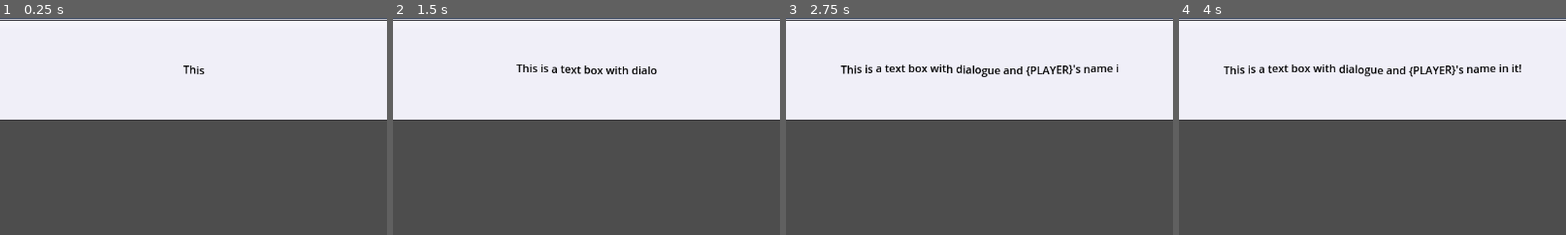
Above: before the commit, frames 1-4 (left to right).
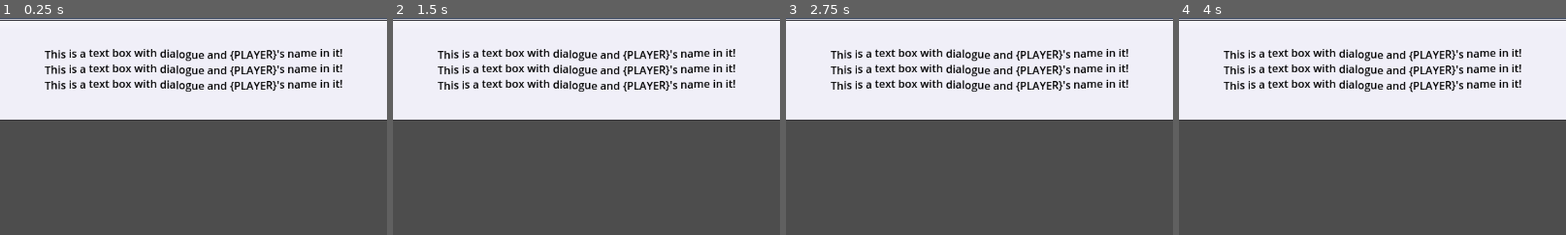
Above: after the commit, the same moments.

Repository: WeekOldFishBones/RPGBattleTest
Game: Godot game, scene res://Dialogue.tscn
Same seed, same stepped clock (60 frames per second), same inputs: the game is played once before the commit and once after it.
Inputs:
- Up to frame 1 (0.25 s): no input
- Up to frame 2 (1.5 s): no input
- Up to frame 3 (2.75 s): no input
- Up to frame 4 (4 s): no input
The pictures show only the part of the screen within x 1-51%, y 0-50%; the shares and areas given below are measured in that part.

The runs differ from the first frame. In frame 1, 4.7% of the frame differs, in the area x 11-89%, y 14-34%; in frame 2, 4.8%; in frame 3, 4.9%; in frame 4, 3.1%.
Error after the commit: Parse Error: Expected new line after "\". (res://dialogue.gd:36)

Commit message:
update v0.02
Began working through the flowchart and currently implementing regex

Diff:
--- a/dialogue.gd
+++ b/dialogue.gd
@@ -1,13 +1,24 @@
 extends Control
 class_name DialogueSystem
+
+var player_dict = {"name": "Morgan"}
+var enemy_dict = {"name": "Great King Crow"}
 
 @onready var content = get_node("Content") as RichTextLabel
 @onready var type_timer = get_node("TypeTimer") as Timer
 
 signal message_complete()
 
+var replacement_regex = RegEx.new()
+var message_array = []
+var replacement_dict = {
+	"{PLAYER}": player_dict.name,
+	"{ENEMY}": enemy_dict.name
+}
+var output_message
+
 func _ready() -> void:
-	update_message("[color=black][wave amplitude=5]This is a text box with dialogue and {PLAYER}'s name in it![/wave][/color]")
+	update_message("[color=black][wave amplitude=5]This is a text box with dialogue, {PLAYER}'s name, and {ENEMY}'s name in it![/wave][/color]")
 
 func update_message(message) -> void:
 	content.text = message
@@ -20,3 +31,12 @@
 	else:
 		type_timer.stop()
 		message_complete.emit()
+
+func placeholder_splitter(message):
+	replacement_regex.compile(\{[^}]*\})
+	pass
+
+func replace_placeholders(input_array : Array, replacements : Dictionary):
+	message_array = input_array
+	replacement_dict = replacements
+	pass
